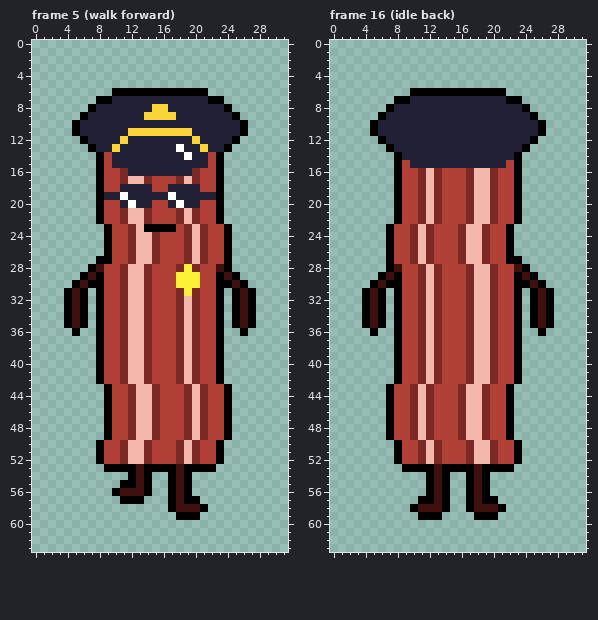
Two states of a pixel-art file, assets/characters/Officer Bacon.aseprite. Above is the file before it was changed.
32x64 pixels, 20 frames. Shown: frame 5 (walk forward), frame 16 (idle back). The commit also changed other frames, which this record leaves out.
New version:
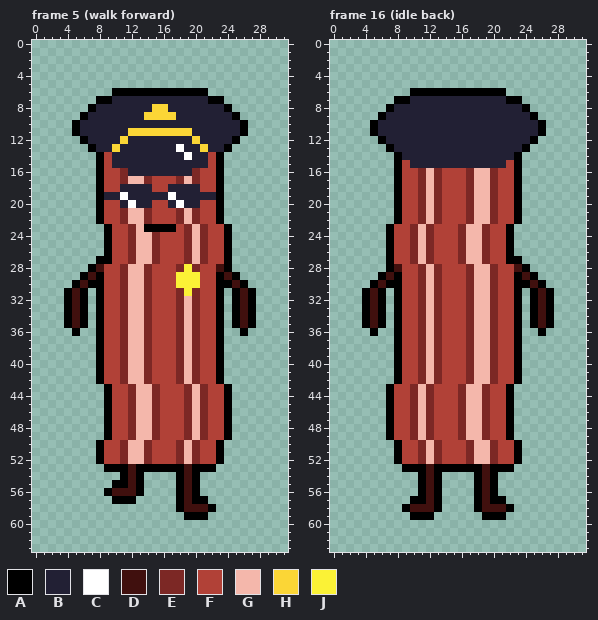
Palette (. is transparent): A #000000  B #222034  C #ffffff  D #40100e  E #7c2825  F #b14137  G #f4b7ab  H #fbd636  J #fbf236
What changed:
{"where": "frame 5 (walk forward)"}
{"frame":5,"y":53,"x":12,"old":"AD","new":"DA"}
{"frame":5,"y":53,"x":18,"old":"DA","new":"AD"}
{"frame":5,"y":54,"x":11,"old":".ADA","new":"ADA."}
{"frame":5,"y":54,"x":17,"old":"ADA.","new":".ADA"}
{"frame":5,"y":55,"x":10,"old":".","new":"A"}
{"frame":5,"y":55,"x":12,"old":"ADA","new":"DA."}
{"frame":5,"y":55,"x":17,"old":"ADA.","new":".ADA"}
{"frame":5,"y":56,"x":9,"old":".A","new":"AD"}
{"frame":5,"y":56,"x":13,"old":"DA","new":"A."}
{"frame":5,"y":56,"x":17,"old":"ADA.","new":".ADA"}
{"frame":5,"y":57,"x":10,"old":".","new":"A"}
{"frame":5,"y":57,"x":13,"old":"A","new":"."}
{"frame":5,"y":57,"x":17,"old":"ADA","new":".AD"}
{"frame":5,"y":57,"x":21,"old":".","new":"A"}
{"frame":5,"y":58,"x":17,"old":"AD","new":".A"}
{"frame":5,"y":58,"x":21,"old":"A.","new":"DA"}
{"frame":5,"y":59,"x":18,"old":"A","new":"."}
{"frame":5,"y":59,"x":21,"old":".","new":"A"}
{"where": "frame 16 (idle back)"}
{"frame":16,"y":53,"x":12,"old":"AD","new":"DA"}
{"frame":16,"y":53,"x":18,"old":"DA","new":"AD"}
{"frame":16,"y":54,"x":11,"old":".ADA","new":"ADA."}
{"frame":16,"y":54,"x":17,"old":"ADA.","new":".ADA"}
{"frame":16,"y":55,"x":11,"old":".ADA","new":"ADA."}
{"frame":16,"y":55,"x":17,"old":"ADA.","new":".ADA"}
{"frame":16,"y":56,"x":11,"old":".ADA","new":"ADA."}
{"frame":16,"y":56,"x":17,"old":"ADA.","new":".ADA"}
{"frame":16,"y":57,"x":10,"old":".","new":"A"}
{"frame":16,"y":57,"x":12,"old":"ADA","new":"DA."}
{"frame":16,"y":57,"x":17,"old":"ADA","new":".AD"}
{"frame":16,"y":57,"x":21,"old":".","new":"A"}
{"frame":16,"y":58,"x":9,"old":".A","new":"AD"}
{"frame":16,"y":58,"x":13,"old":"DA","new":"A."}
{"frame":16,"y":58,"x":17,"old":"AD","new":".A"}
{"frame":16,"y":58,"x":21,"old":"A.","new":"DA"}
{"frame":16,"y":59,"x":10,"old":".","new":"A"}
{"frame":16,"y":59,"x":13,"old":"A","new":"."}
{"frame":16,"y":59,"x":18,"old":"A","new":"."}
{"frame":16,"y":59,"x":21,"old":".","new":"A"}
{"label":"changed","picture_box":[104,464,216,520]}
{"label":"changed","picture_box":[402,464,514,520]}
